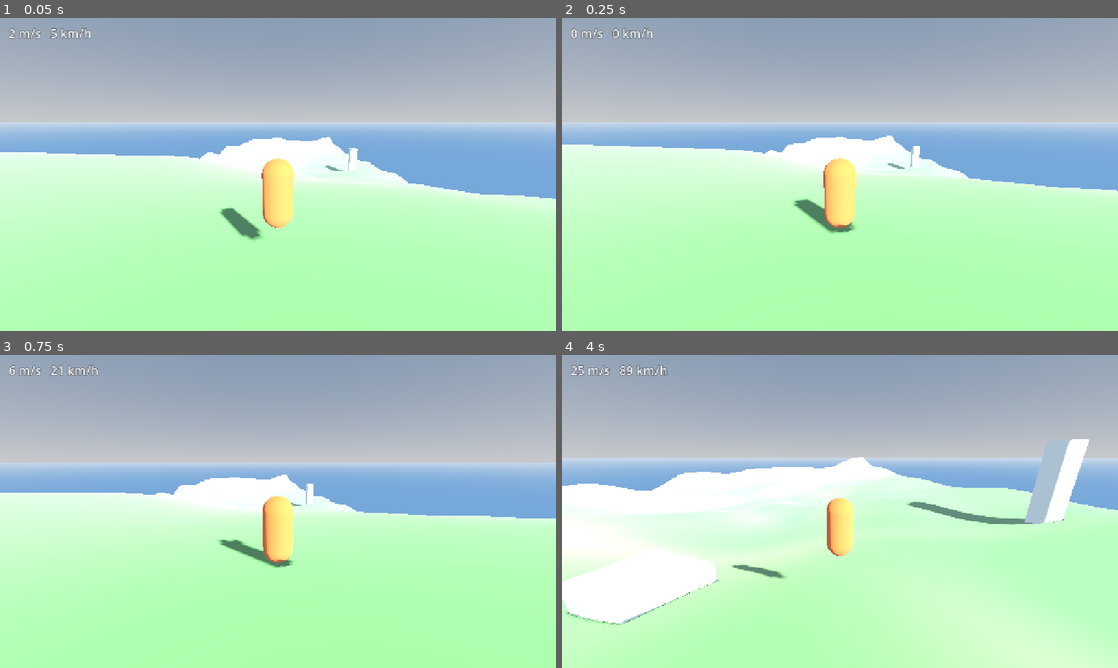
Above: before the commit, frames 1-4 (two rows, left to right).
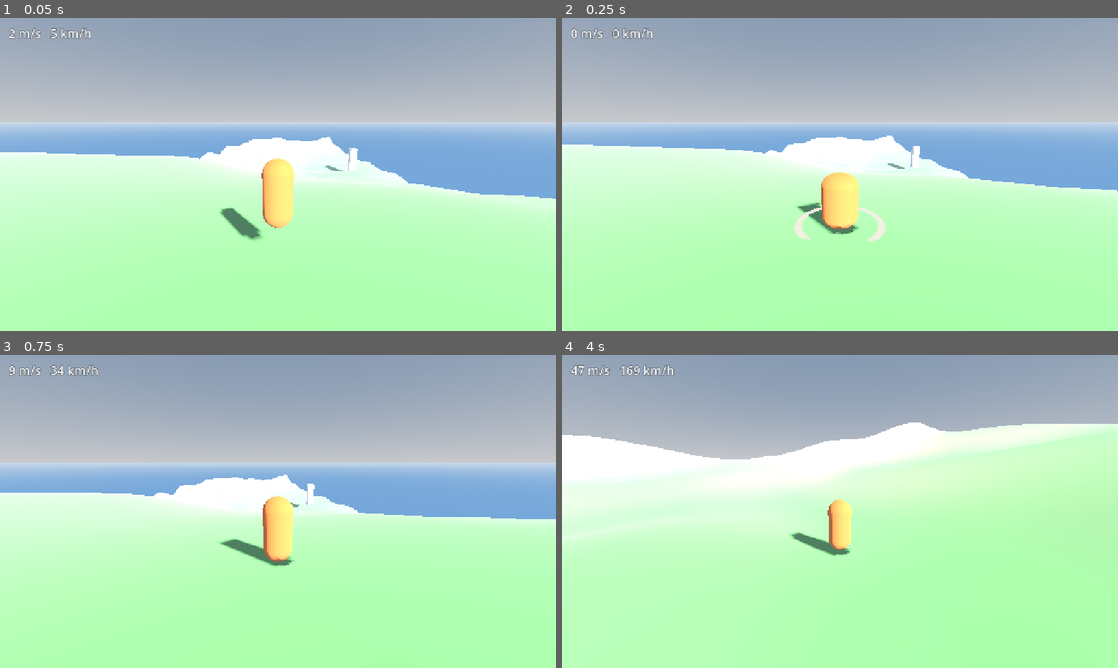
Above: after the commit, the same moments.

Repository: Gabriel42/Philosopher-s-Paradise
Game: Godot game, scene res://scenes/main/main.tscn
Two runs of this game, one before a commit and one after it. Both use one fixed random seed, a clock stepped at 60 frames per second and the inputs below.
Inputs (mouse positions are in pixels of both pictures, inside the frame that each line leads up to):
- Up to frame 1 (0.05 s): no input
- Up to frame 2 (0.25 s): no input
- Up to frame 3 (0.75 s): move the mouse to (305, 511) at 0.52 s; hold W (move_forward) from 0.53 s (still down); hold Shift (fast_fall) from 0.53 s (still down)
- Up to frame 4 (4 s): keep holding W (move_forward); tap Space (jump) at 0.77, 0.8, 1.07, 1.35, 1.52, 1.82, 2.3, 3.02, 3.32, 3.6, 3.77 s; move the mouse to (812, 511) at 1.27 s; release Shift (fast_fall) at 1.28 s; tap Shift (fast_fall) at 1.55, 2.85 s; move the mouse to (851, 505) at 2.02 s; hold Shift (fast_fall) 2.03-2.78 s; move the mouse to (834, 517) at 2.77 s; move the mouse to (878, 514) at 3.52 s

Frame 1 is identical in both runs. In frame 2, 0.9% of the frame differs, in the area x 41-59%, y 44-72%; in frame 3, 0.6%; in frame 4, 39%, in the area x 0-100%, y 3-100%.

Commit message:
Keep speed when landing, add landing and fast-fall effects, Esc quits
Landing used to throw away all the fall speed (23-32% of the speed lost
on real landings). Now part of the impact turns into forward speed: all
of landing_convert on a downhill slope, half on flat ground, none on a
rising slope, and a landing never keeps less than landing_min_keep (75%)
of the horizontal speed. Fast fall onto a downhill slope gains speed.

New RunnerEffects node, driven by the runner's landed and
fast_fall_changed signals: dust and a widening ring on landing (cyan when
the speed was kept, orange after a fast fall), squash and camera shake;
stretch, orange glow and speed lines while fast falling.

Esc quits the game. Tests for landing on flat and 20° floors, signals
and effects; design.md and verified.md updated.

Co-Authored-By: Claude Opus 5.5 <noreply@anthropic.com>

Diff:
--- a/scenes/player/runner.gd
+++ b/scenes/player/runner.gd
@@ -2,10 +2,17 @@
 extends CharacterBody3D
 ## The runner (placeholder movement). Runs where the camera looks, gains
 ## speed going downhill and loses it uphill, jumps, fast-falls. Landing keeps
-## the part of the speed that goes along the ground, so landing on a downhill
-## slope keeps your speed and landing flat loses some.
+## the speed along the ground and turns part of the fall into forward speed
+## (more on a downhill slope), see [method _land].
 ## Every number is in [member movement].
-## The mouse turns the camera (click to capture it, Esc to free it).
+## The mouse turns the camera (click to capture it). Esc quits the game.
+## Effects listen to [signal landed] and [signal fast_fall_changed].
+
+## Sent when touching the ground. [param impact]: speed into the ground (m/s);
+## [param kept]: speed after landing / total speed just before (can be > 1).
+signal landed(impact: float, kept: float)
+## Sent when fast fall starts or stops having an effect (held in the air).
+signal fast_fall_changed(on: bool)
 
 @export var movement: Movement
 ## Off in tests: then [member move_input], [member wants_jump] and
@@ -24,6 +31,7 @@
 var _yaw := 0.0
 var _pitch := -0.25
 var _was_on_floor := false
+var _fast_fall_on := false
 
 @onready var _pivot: Node3D = $CameraPivot
 @onready var _arm: SpringArm3D = $CameraPivot/SpringArm3D
@@ -50,7 +58,7 @@
 		_yaw -= motion.relative.x * movement.mouse_sensitivity
 		_pitch = clampf(_pitch - motion.relative.y * movement.mouse_sensitivity, -1.3, 0.6)
 	elif event.is_action_pressed("ui_cancel"):
-		Input.mouse_mode = Input.MOUSE_MODE_VISIBLE
+		get_tree().quit()
 	elif event is InputEventMouseButton and event.pressed:
 		Input.mouse_mode = Input.MOUSE_MODE_CAPTURED
 
@@ -73,14 +81,19 @@
 	else:
 		_move_in_air(delta, wish)
 	wants_jump = false
+	var before := velocity
 	move_and_slide()
 	if is_on_wall():
 		# Hitting a rock or a pillar costs the speed it stopped.
 		var real := get_real_velocity()
 		speed = minf(speed, Vector3(real.x, 0.0, real.z).length())
 	if is_on_floor() and not _was_on_floor:
-		_land()
+		_land(before)
 	_was_on_floor = is_on_floor()
+	var fast_fall_now := fast_falling and not is_on_floor()
+	if fast_fall_now != _fast_fall_on:
+		_fast_fall_on = fast_fall_now
+		fast_fall_changed.emit(fast_fall_now)
 	_update_visuals()
 
 
@@ -91,6 +104,9 @@
 	heading = Vector3.FORWARD
 	velocity = heading * speed
 	_was_on_floor = false
+	if _fast_fall_on:
+		_fast_fall_on = false
+		fast_fall_changed.emit(false)
 
 
 func _move_on_ground(delta: float, wish: Vector3) -> void:
@@ -139,14 +155,29 @@
 	velocity.z = heading.z * flat_speed
 
 
-## Keeps the part of the velocity that goes along the ground.
-func _land() -> void:
+## Landing with [param before] (the velocity just before touching the ground):
+## keeps the part along the ground, and turns part of the speed into the ground
+## (the impact) into forward speed: all of [member Movement.landing_convert]
+## on a downhill slope of [member Movement.landing_full_slope], half on flat
+## ground, none on a rising slope as steep. Never keeps less than
+## [member Movement.landing_min_keep] of the horizontal speed.
+func _land(before: Vector3) -> void:
+	var m := movement
 	var n := get_floor_normal()
-	var along := velocity - n * velocity.dot(n)
-	speed = minf(along.length() * movement.landing_keep, movement.max_speed)
+	var impact := maxf(-before.dot(n), 0.0)
+	var along := before - n * before.dot(n)
 	var flat := Vector3(along.x, 0.0, along.z)
 	if flat.length() > 0.1:
 		heading = flat.normalized()
+	# How much the ground goes down along the heading (sine of the slope).
+	var dir := (heading - n * heading.dot(n)).normalized()
+	var downhill := Vector3.DOWN.dot(dir)
+	var share := clampf(0.5 + 0.5 * downhill / sin(deg_to_rad(m.landing_full_slope)), 0.0, 1.0)
+	var new_speed := along.length() * m.landing_keep + impact * m.landing_convert * share
+	var before_flat := Vector2(before.x, before.z).length()
+	new_speed = maxf(new_speed, before_flat * m.landing_min_keep)
+	speed = minf(new_speed, m.max_speed)
+	landed.emit(impact, speed / maxf(before.length(), 0.1))
 
 
 func _update_visuals() -> void:
--- a/scenes/player/runner.tscn
+++ b/scenes/player/runner.tscn
@@ -1,7 +1,8 @@
-[gd_scene load_steps=9 format=3]
+[gd_scene load_steps=10 format=3]
 
 [ext_resource type="Script" path="res://scenes/player/runner.gd" id="1_runner"]
 [ext_resource type="Resource" path="res://resources/movement.tres" id="2_movement"]
+[ext_resource type="Script" path="res://scenes/player/runner_effects.gd" id="3_effects"]
 
 [sub_resource type="CapsuleShape3D" id="Shape_body"]
 radius = 0.4
@@ -66,3 +67,8 @@
 offset_bottom = 60.0
 mouse_filter = 2
 label_settings = SubResource("Label_speed")
+
+[node name="Effects" type="Node3D" parent="." node_paths=PackedStringArray("model", "camera")]
+script = ExtResource("3_effects")
+model = NodePath("../Model")
+camera = NodePath("../CameraPivot/SpringArm3D/Camera3D")
--- /dev/null
+++ b/scenes/player/runner_effects.gd
@@ -0,0 +1,241 @@
+class_name RunnerEffects
+extends Node3D
+## Effects of the runner (presentation only): listens to the parent
+## [Runner]'s signals.
+## Landing: dust thrown out at the feet (left in the world) and a ring that
+## widens around the runner, both growing with the impact; a squash of the
+## body; a camera shake on hard landings. Ring colour: bright when the landing
+## kept the speed, orange after a fast fall, dust colour otherwise.
+## Fast fall: the body stretches and glows, speed lines rush past.
+## Placeholder shapes; every number is an @export.
+
+@export var model: Node3D
+@export var camera: Camera3D
+
+@export_group("Landing")
+## Impacts below this (m/s) show nothing (small hops over bumps).
+@export var min_impact := 4.0
+## Impact (m/s) that gives the biggest effects.
+@export var big_impact := 40.0
+## A landing keeping at least this part of the speed counts as good.
+@export var good_kept := 0.95
+@export var dust_color := Color(0.92, 0.88, 0.8, 0.8)
+@export var good_color := Color(0.45, 0.95, 1.0, 0.9)
+@export var slam_color := Color(1.0, 0.6, 0.2, 0.9)
+@export var ring_size := 4.0
+@export var ring_time := 0.35
+## How far the body squashes on the biggest landing (0..1).
+@export var squash := 0.4
+@export var squash_time := 0.25
+## Camera shake (metres) on the biggest landing.
+@export var shake := 0.35
+@export var shake_time := 0.3
+
+@export_group("Fast fall")
+## How far the body stretches while fast falling (0..1).
+@export var stretch := 0.3
+@export var line_color := Color(1.0, 1.0, 1.0, 0.4)
+@export var glow_color := Color(1.0, 0.55, 0.15, 0.45)
+
+var _squash := 0.0
+var _stretch := 0.0
+var _stretch_target := 0.0
+var _shake := 0.0
+var _fast_fall_landing := false
+var _lines: CPUParticles3D
+var _glow: StandardMaterial3D
+## One-off effects left in the world (freed on an origin shift).
+var _spawned: Array[Node3D] = []
+
+
+func _ready() -> void:
+	var runner := get_parent() as Runner
+	runner.landed.connect(_on_landed)
+	runner.fast_fall_changed.connect(_on_fast_fall_changed)
+	var level := runner.get_parent() as EndlessLevel
+	if level:
+		level.origin_shifted.connect(_on_origin_shifted)
+	_lines = _make_speed_lines()
+	add_child(_lines)
+	_glow = _material(false)
+	_glow.albedo_color = Color(glow_color, 0.0)
+	if model:
+		for child in model.find_children("*", "MeshInstance3D", true, false):
+			(child as MeshInstance3D).material_overlay = _glow
+
+
+## The world moved back: effects left at the old place would jump, so drop them.
+func _on_origin_shifted(_delta: Vector3) -> void:
+	for node in _spawned:
+		if is_instance_valid(node):
+			node.queue_free()
+	_spawned.clear()
+	if _lines.emitting:
+		_lines.restart()
+
+
+func _process(delta: float) -> void:
+	_squash = move_toward(_squash, 0.0, delta / squash_time)
+	_stretch = move_toward(_stretch, _stretch_target, delta * 8.0)
+	_glow.albedo_color.a = glow_color.a * _stretch
+	if model:
+		var s := ease(_squash, 0.5) * squash
+		var t := _stretch * stretch
+		model.scale = Vector3(1.0 + s * 0.8 - t * 0.4, 1.0 - s + t, 1.0 + s * 0.8 - t * 0.4)
+	if camera:
+		_shake = move_toward(_shake, 0.0, delta / shake_time)
+		var amount := _shake * _shake * shake
+		camera.h_offset = randf_range(-amount, amount)
+		camera.v_offset = randf_range(-amount, amount)
+
+
+func _on_fast_fall_changed(on: bool) -> void:
+	_stretch_target = 1.0 if on else 0.0
+	_lines.emitting = on
+	if on:
+		_fast_fall_landing = true
+
+
+func _on_landed(impact: float, kept: float) -> void:
+	var slam := _fast_fall_landing
+	_fast_fall_landing = false
+	if impact < min_impact:
+		return
+	var power := clampf((impact - min_impact) / (big_impact - min_impact), 0.0, 1.0)
+	_squash = maxf(_squash, 0.3 + 0.7 * power)
+	_shake = maxf(_shake, power)
+	_burst(power, slam)
+	var color := dust_color
+	if kept >= good_kept:
+		color = good_color
+	elif slam:
+		color = slam_color
+	_ring(power, color, slam)
+
+
+## Dust thrown out flat around the feet, left in the world.
+func _burst(power: float, slam: bool) -> void:
+	var p := CPUParticles3D.new()
+	p.one_shot = true
+	p.explosiveness = 1.0
+	p.amount = int(lerpf(12.0, 40.0, power)) * (2 if slam else 1)
+	p.lifetime = 0.6
+	p.mesh = _sphere(0.18)
+	p.emission_shape = CPUParticles3D.EMISSION_SHAPE_RING
+	p.emission_ring_axis = Vector3.UP
+	p.emission_ring_radius = 0.6
+	p.emission_ring_inner_radius = 0.4
+	p.emission_ring_height = 0.1
+	p.direction = Vector3.RIGHT
+	p.spread = 180.0
+	p.flatness = 1.0
+	p.initial_velocity_min = lerpf(3.0, 8.0, power)
+	p.initial_velocity_max = lerpf(5.0, 16.0, power) * (1.5 if slam else 1.0)
+	p.damping_min = 8.0
+	p.damping_max = 12.0
+	p.gravity = Vector3(0.0, 2.0, 0.0)
+	p.scale_amount_min = 0.6
+	p.scale_amount_max = 1.4
+	p.scale_amount_curve = _fade_curve()
+	p.color_ramp = _fade(dust_color)
+	_leave_in_world(p, p.lifetime + 0.1)
+	p.emitting = true
+
+
+## A flat ring at the feet that widens and fades (follows the runner, so it
+## stays in view at any speed).
+func _ring(power: float, color: Color, slam: bool) -> void:
+	var ring := MeshInstance3D.new()
+	var torus := TorusMesh.new()
+	torus.inner_radius = 0.85
+	torus.outer_radius = 1.0
+	torus.rings = 32
+	torus.ring_segments = 6
+	ring.mesh = torus
+	var mat := _material(false)
+	mat.albedo_color = color
+	ring.material_override = mat
+	ring.position = Vector3.UP * 0.1
+	ring.scale = Vector3(1.0, 0.15, 1.0)
+	add_child(ring)
+	var size := ring_size * lerpf(0.5, 1.0, power) * (1.6 if slam else 1.0)
+	var tween := ring.create_tween().set_parallel()
+	tween.tween_property(ring, "scale", Vector3(size, 0.15, size), ring_time) \
+			.set_trans(Tween.TRANS_CUBIC).set_ease(Tween.EASE_OUT)
+	tween.tween_property(mat, "albedo_color:a", 0.0, ring_time)
+	tween.chain().tween_callback(ring.queue_free)
+
+
+## Thin vertical streaks around the runner; left still in the world, so they
+## rush up and back past it as it falls.
+func _make_speed_lines() -> CPUParticles3D:
+	var p := CPUParticles3D.new()
+	p.emitting = false
+	p.amount = 40
+	p.lifetime = 0.3
+	var box := BoxMesh.new()
+	box.size = Vector3(0.025, 1.4, 0.025)
+	box.material = _material()
+	p.mesh = box
+	p.emission_shape = CPUParticles3D.EMISSION_SHAPE_RING
+	p.emission_ring_axis = Vector3.UP
+	p.emission_ring_radius = 2.5
+	p.emission_ring_inner_radius = 1.2
+	p.emission_ring_height = 3.0
+	p.position = Vector3.UP * 0.5
+	p.gravity = Vector3.ZERO
+	p.initial_velocity_min = 0.0
+	p.initial_velocity_max = 0.0
+	p.color_ramp = _fade(line_color, true)
+	return p
+
+
+## Adds a one-off effect where the runner is, in the level (so it stays in the
+## world when the runner moves on), and frees it after [param life] seconds.
+func _leave_in_world(node: Node3D, life: float) -> void:
+	var runner := get_parent()
+	var where := runner.get_parent() if runner.get_parent() else runner
+	where.add_child(node)
+	node.global_position = global_position
+	_spawned.assign(_spawned.filter(func(n: Variant) -> bool: return is_instance_valid(n)))
+	_spawned.append(node)
+	get_tree().create_timer(life).timeout.connect(node.queue_free)
+
+
+## Unshaded see-through material; [param vertex_colors] for particles
+## (their colour comes from the colour ramp).
+func _material(vertex_colors := true) -> StandardMaterial3D:
+	var mat := StandardMaterial3D.new()
+	mat.shading_mode = BaseMaterial3D.SHADING_MODE_UNSHADED
+	mat.transparency = BaseMaterial3D.TRANSPARENCY_ALPHA
+	mat.vertex_color_use_as_albedo = vertex_colors
+	mat.cull_mode = BaseMaterial3D.CULL_DISABLED
+	return mat
+
+
+func _sphere(radius: float) -> SphereMesh:
+	var sphere := SphereMesh.new()
+	sphere.radius = radius
+	sphere.height = radius * 2.0
+	sphere.radial_segments = 8
+	sphere.rings = 4
+	sphere.material = _material()
+	return sphere
+
+
+## [param color] fading out over a particle's life (in and out if [param both]).
+func _fade(color: Color, both := false) -> Gradient:
+	var g := Gradient.new()
+	var clear := Color(color, 0.0)
+	g.set_color(0, clear if both else color)
+	g.set_color(1, clear)
+	if both:
+		g.add_point(0.3, color)
+	return g
+
+
+func _fade_curve() -> Curve:
+	var c := Curve.new()
+	c.add_point(Vector2(0.0, 1.0))
+	c.add_point(Vector2(1.0, 0.2))
+	return c
--- a/scripts/core/movement.gd
+++ b/scripts/core/movement.gd
@@ -44,6 +44,15 @@
 ## Landing along a downhill slope keeps your speed; landing flat loses the
 ## falling part.
 @export_range(0.0, 1.0) var landing_keep := 1.0
+## Part of the fall speed (the speed into the ground) turned into ground
+## speed when landing on a downhill slope of [member landing_full_slope] or
+## steeper. Flat ground gives half of it, a rising slope as steep gives none.
+@export_range(0.0, 1.0) var landing_convert := 0.5
+## Slope (degrees, going down your way) that gives all of [member landing_convert].
+@export_range(1.0, 60.0) var landing_full_slope := 20.0
+## A landing never leaves you with less than this part of the horizontal
+## speed you had just before it.
+@export_range(0.0, 1.0) var landing_min_keep := 0.75
 ## Part of the speed kept after falling off the world.
 @export_range(0.0, 1.0) var respawn_keep := 0.5
 
--- /dev/null
+++ b/tests/player/test_landing.gd
@@ -0,0 +1,87 @@
+extends TestCase
+## Landing on flat and 20° sloped floors: how much speed is kept, the signals
+## and the effects.
+
+const RUNNER := preload("res://scenes/player/runner.tscn")
+
+var world: Node3D
+var runner: Runner
+var landings: Array[Vector3] = []  # (impact, kept, speed right after)
+var fast_fall_events: Array[bool] = []
+
+
+func before_each() -> void:
+	world = Node3D.new()
+	keep(world)
+	landings.clear()
+	fast_fall_events.clear()
+
+
+## A floor through the origin tilted by [param degrees] around X (negative:
+## going down towards -Z), and the runner just above it moving with [param v].
+func _drop(degrees: float, v: Vector3, fast_fall := false, m: Movement = null, height := 0.4) -> void:
+	var floor_body := StaticBody3D.new()
+	var shape := CollisionShape3D.new()
+	var box := BoxShape3D.new()
+	box.size = Vector3(200.0, 1.0, 200.0)
+	shape.shape = box
+	shape.position = Vector3.DOWN * 0.5
+	floor_body.add_child(shape)
+	floor_body.rotation.x = deg_to_rad(degrees)
+	world.add_child(floor_body)
+	runner = RUNNER.instantiate()
+	runner.use_player_input = false
+	runner.movement = m if m else Movement.new()
+	world.add_child(runner)
+	runner.position = Vector3.UP * height
+	runner.velocity = v
+	runner.heading = Vector3(v.x, 0.0, v.z).normalized()
+	runner.fast_falling = fast_fall
+	runner.landed.connect(func(impact: float, kept: float) -> void:
+		landings.append(Vector3(impact, kept, runner.speed)))
+	runner.fast_fall_changed.connect(func(on: bool) -> void: fast_fall_events.append(on))
+	for i in 10:
+		await get_tree().physics_frame
+
+
+func test_flat_landing_turns_some_fall_into_speed() -> void:
+	await _drop(0.0, Vector3(0.0, -20.0, -20.0))
+	assert_eq(landings.size(), 1, "one landing")
+	assert_between(landings[0].z, 24.0, 27.0, "20 + 20 × 0.5 × 0.5 ≈ 25")
+
+
+func test_downhill_landing_gains_speed() -> void:
+	await _drop(-20.0, Vector3(0.0, -20.0, -20.0))
+	assert_eq(landings.size(), 1, "one landing")
+	assert_between(landings[0].z, 29.0, 34.0, "≈ 31.6 m/s")
+	assert_true(landings[0].y > 1.0, "kept more than the total before (%.2f)" % landings[0].y)
+
+
+func test_uphill_landing_keeps_the_minimum() -> void:
+	await _drop(-20.0, Vector3(0.0, -20.0, 20.0))
+	assert_near(landings[0].z, 15.0, 1.0, "75% of 20 m/s")
+
+
+func test_no_convert_is_the_old_landing() -> void:
+	var m := Movement.new()
+	m.landing_convert = 0.0
+	m.landing_min_keep = 0.0
+	await _drop(0.0, Vector3(0.0, -20.0, -20.0), false, m)
+	assert_between(landings[0].z, 19.0, 20.5, "keeps only the 20 m/s along the ground")
+
+
+func test_fast_fall_signal_on_then_off_at_landing() -> void:
+	await _drop(0.0, Vector3(0.0, -5.0, -10.0), true)
+	assert_eq(fast_fall_events, [true, false] as Array[bool], "on in the air, off on the ground")
+
+
+func test_hard_landing_leaves_effects() -> void:
+	await _drop(0.0, Vector3(0.0, -30.0, -10.0), true)
+	assert_eq(world.get_child_count(), 3, "floor, runner, dust left in the world")
+	assert_eq(runner.get_node("Effects").get_child_count(), 2, "speed lines + ring")
+
+
+func test_small_hop_leaves_no_effects() -> void:
+	await _drop(0.0, Vector3(0.0, -1.0, -10.0), false, null, 0.02)
+	assert_eq(world.get_child_count(), 2, "only floor and runner")
+	assert_eq(runner.get_node("Effects").get_child_count(), 1, "speed lines only")
Not shown, added: scenes/player/runner_effects.gd.uid
Not shown, added: tests/player/test_landing.gd.uid
Not shown, changed: CLAUDE.md
Not shown, changed: docs/design.md
Not shown, changed: docs/verified.md
